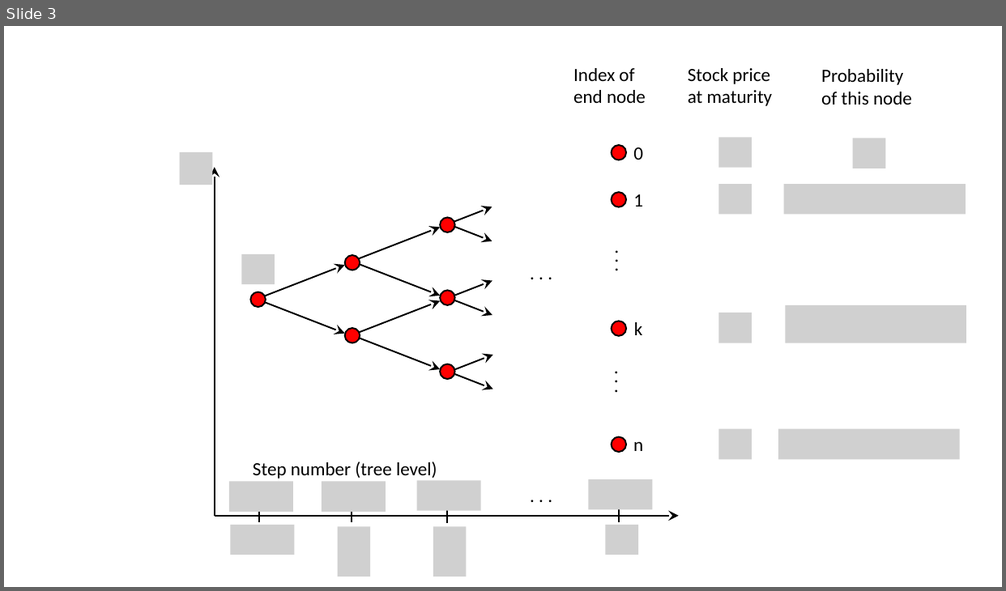
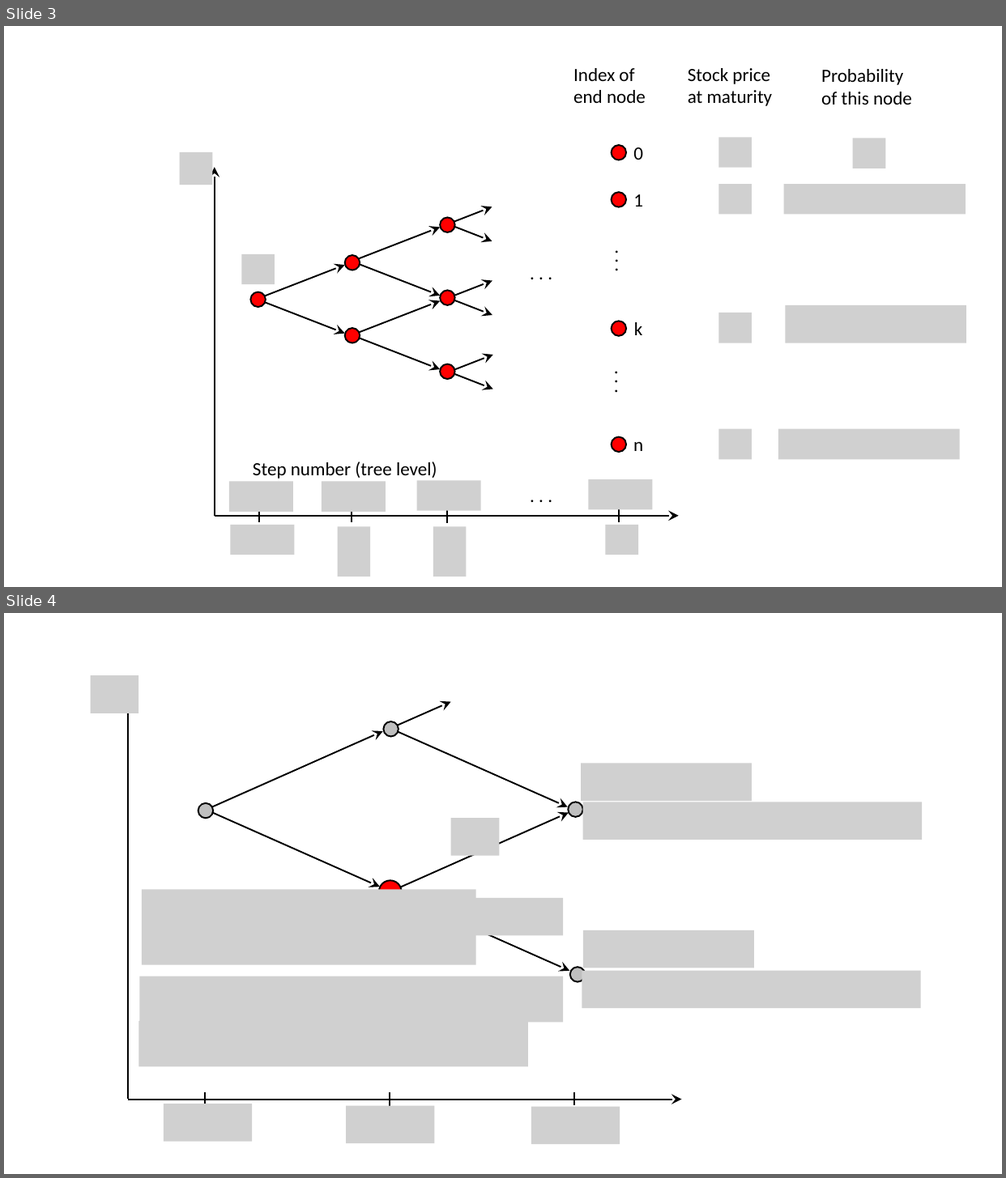
Before and after one commit to fij/btup, a slide deck: img/binom.pptx. Shown one above the other, each under a label of ours: slide 3 before the commit, slides 3 and 4 after it. The pictures are 1006x591 and 1006x1178 pixels, drawn with LibreOffice and Linux fonts; fonts in the diff are those of the drawing; grey boxes stand for pictures. Boxes give left, top, right and bottom in pixels: in the first picture for what was removed or moved away, otherwise in the second. Text is boxed around its words. In the diff, an @@ line names an element or a change of style, - is before the commit and + after.

```diff
--- a/img/binom.pptx
+++ b/img/binom.pptx
@@ slide 4 added at bbox=[4, 613, 1002, 1174], background #FFFFFF @@
@@ picture added at bbox=[90, 676, 138, 713] @@
@@ arrow added from (128, 1099) to (128, 687), #000000 1.5 pt @@
@@ arrow added from (396, 726) to (451, 702), #000000 1.5 pt @@
@@ arrow added from (212, 807) to (383, 731), #000000 1.5 pt @@
@@ ellipse added at bbox=[384, 722, 398, 736], fill #BFBFBF, outline #000000 1.5 pt @@
@@ arrow added from (397, 731) to (568, 807), #000000 1.5 pt @@
@@ picture added at bbox=[582, 764, 752, 801] @@
@@ ellipse added at bbox=[198, 803, 213, 818], fill #BFBFBF, outline #000000 1.5 pt @@
@@ ellipse added at bbox=[569, 803, 583, 817], fill #BFBFBF, outline #000000 1.5 pt @@
@@ picture added at bbox=[583, 803, 923, 840] @@
@@ arrow added from (209, 811) to (380, 887), #000000 1.5 pt @@
@@ arrow added from (398, 888) to (569, 813), #000000 1.5 pt @@
@@ picture added at bbox=[451, 818, 500, 855] @@
@@ picture added at bbox=[142, 889, 476, 965] @@
@@ ellipse added at bbox=[379, 881, 402, 904], fill #FF0000, outline #000000 1.5 pt @@
@@ arrow added from (398, 895) to (570, 971), #000000 1.5 pt @@
@@ picture added at bbox=[475, 898, 563, 935] @@
@@ picture added at bbox=[583, 931, 754, 968] @@
@@ picture added at bbox=[139, 977, 563, 1023] @@
@@ ellipse added at bbox=[570, 967, 585, 982], fill #BFBFBF, outline #000000 1.5 pt @@
@@ picture added at bbox=[582, 971, 921, 1008] @@
@@ picture added at bbox=[138, 1021, 528, 1067] @@
@@ line added from (206, 1093) to (206, 1106), #000000 1.5 pt @@
@@ line added from (390, 1093) to (390, 1106), #000000 1.5 pt @@
@@ line added from (574, 1093) to (574, 1105), #000000 1.5 pt @@
@@ arrow added from (127, 1100) to (681, 1100), #000000 1.5 pt @@
@@ picture added at bbox=[164, 1104, 252, 1142] @@
@@ picture added at bbox=[346, 1106, 434, 1144] @@
@@ picture added at bbox=[532, 1107, 620, 1144] @@
```
Also in this commit, not shown: 3 other files.
